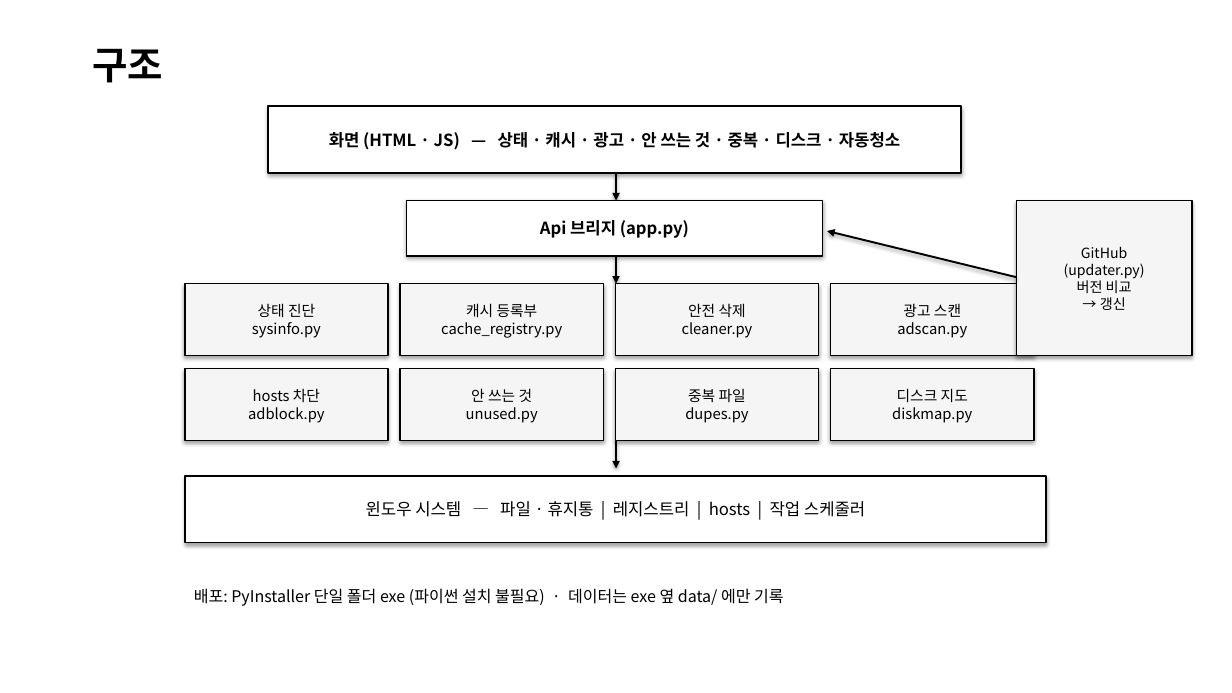
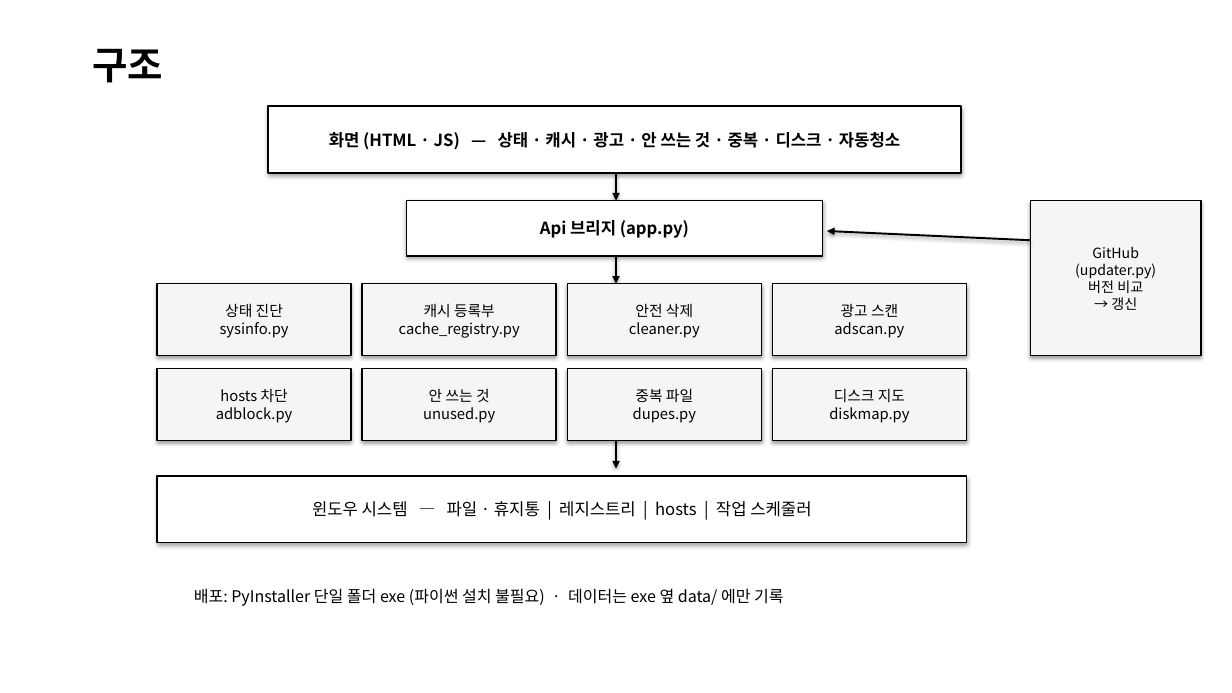
Before and after one commit to chainedcreeper/malkkeumi, a slide deck: slide 3 of 말끔이_발표.pptx. Drawn at 1232x693 pixels with LibreOffice and Linux fonts; fonts in the diff are those of the drawing. Boxes give left, top, right and bottom in pixels: in the first picture for what was removed or moved away, otherwise in the second. Text is boxed around its words. In the diff, an @@ line names an element or a change of style, - is before the commit and + after.

```diff
--- a/말끔이_발표.pptx
+++ b/말끔이_발표.pptx
@@ rectangle "GitHub" resized from (x1=1017, y1=201, x2=1192, y2=356) to (x1=1031, y1=201, x2=1202, y2=356) @@
@@ arrow moved from (1017, 277) - (827, 231) to (1031, 240) - (827, 231) @@
@@ rectangle "상태 진단" resized from (x1=185, y1=284, x2=388, y2=356) to (x1=157, y1=284, x2=351, y2=356) @@
@@ rectangle "캐시 등록부" resized from (x1=400, y1=284, x2=604, y2=356) to (x1=362, y1=284, x2=556, y2=356) @@
@@ rectangle "안전 삭제" resized from (x1=616, y1=284, x2=819, y2=356) to (x1=567, y1=284, x2=762, y2=356) @@
@@ rectangle "광고 스캔" resized from (x1=831, y1=284, x2=1034, y2=356) to (x1=773, y1=284, x2=967, y2=356) @@
@@ rectangle "hosts 차단" resized from (x1=185, y1=369, x2=388, y2=441) to (x1=157, y1=369, x2=351, y2=441) @@
@@ rectangle "안 쓰는 것" resized from (x1=400, y1=369, x2=604, y2=441) to (x1=362, y1=369, x2=556, y2=441) @@
@@ rectangle "중복 파일" resized from (x1=616, y1=369, x2=819, y2=441) to (x1=567, y1=369, x2=762, y2=441) @@
@@ rectangle "디스크 지도" resized from (x1=831, y1=369, x2=1034, y2=441) to (x1=773, y1=369, x2=967, y2=441) @@
@@ rectangle "윈도우 시스템 — 파일 · ..." resized from (x1=185, y1=476, x2=1046, y2=543) to (x1=157, y1=476, x2=967, y2=543) @@
```
Also in this commit, not shown: 7 other files.
